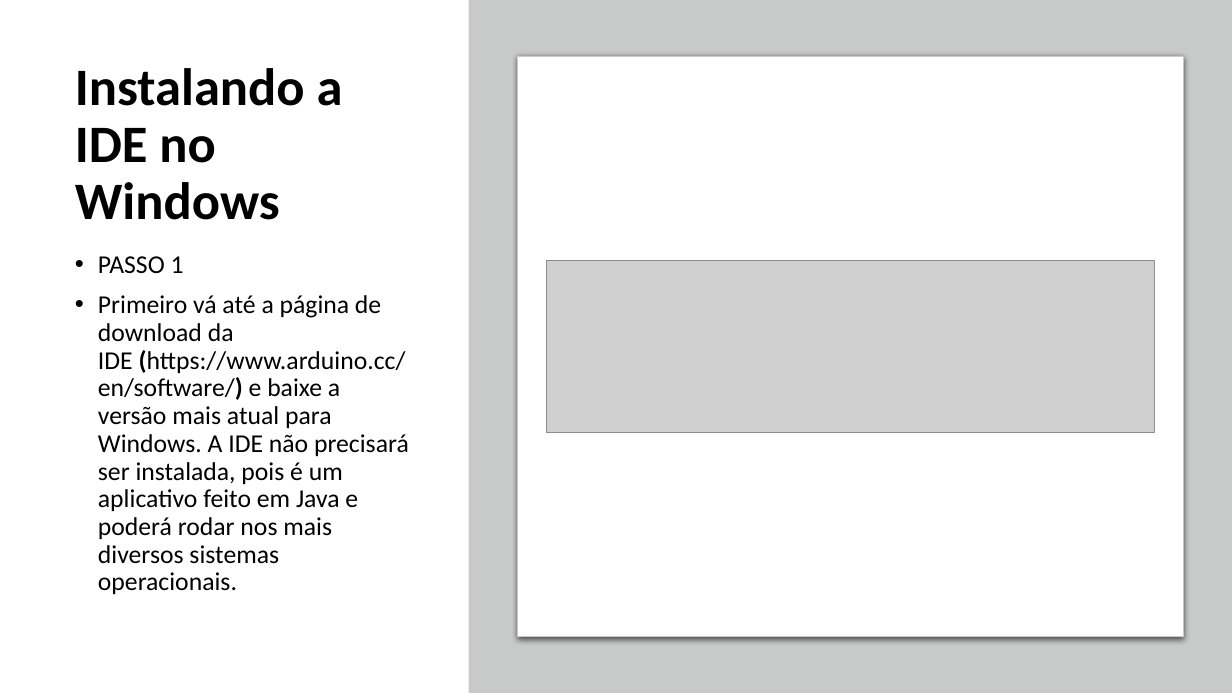
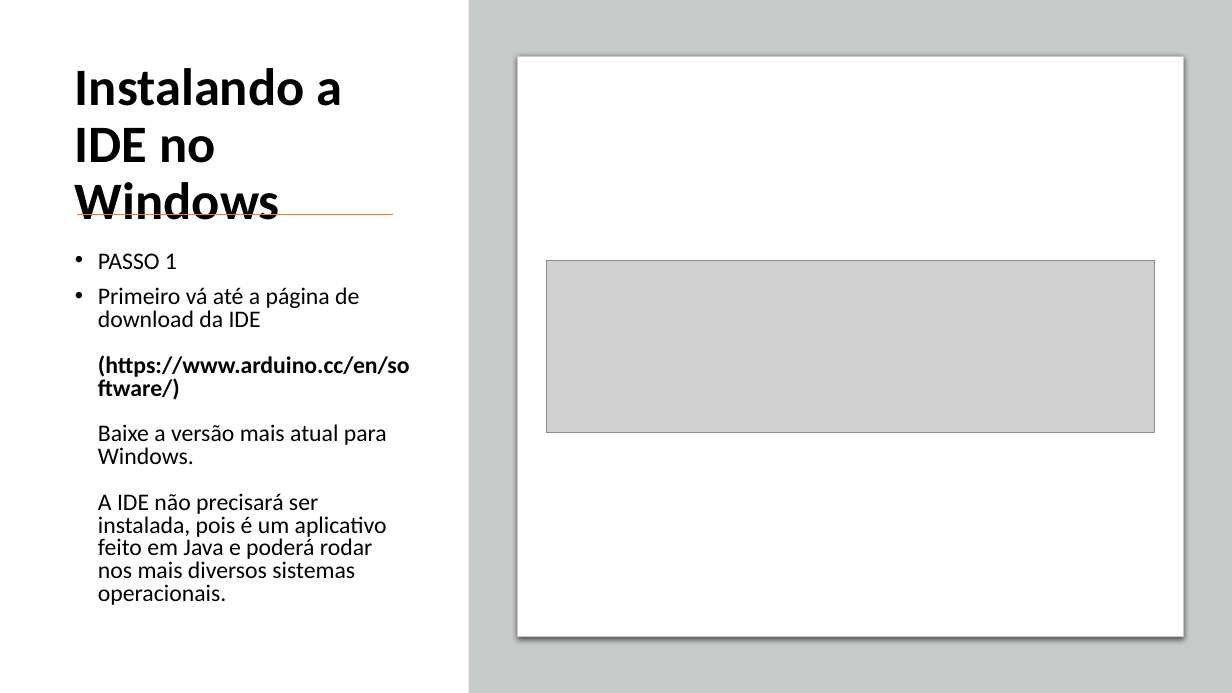
Before and after one commit to Leonardo-Arruda-27/Bolt-Tech, a slide deck: slide 3 of Sprint 3/ArqComp/INSTALACAO_ARDUINO.pptx. Drawn at 1232x693 pixels with LibreOffice and Linux fonts; fonts in the diff are those of the drawing; grey boxes stand for pictures. Boxes give left, top, right and bottom in pixels: in the first picture for what was removed or moved away, otherwise in the second. Text is boxed around its words. In the diff, an @@ line names an element or a change of style, - is before the commit and + after.

```diff
--- a/Sprint 3/ArqComp/INSTALACAO_ARDUINO.pptx
+++ b/Sprint 3/ArqComp/INSTALACAO_ARDUINO.pptx
@@ line added from (77, 214) to (393, 214), #ED7D31 1 pt @@
@@ text at <box>98,253,177,269</box>: size 20 to 18.5 pt in "PASSO 1"; line spacing 0.9 to 0.8 @@
@@ text at <box>98,287,410,605</box>: text changed; size 20 to 18.5 pt @@
-• Primeiro vá até a página de download da IDE (https://www.arduino.cc/en/software/) e baixe a versão mais atual para Windows. A IDE não precisará ser instalada, pois é um aplicativo feito em Java e poderá rodar nos mais diversos sistemas operacionais.
+• Primeiro vá até a página de download da IDE
+  (https://www.arduino.cc/en/software/)
+  Baixe a versão mais atual para Windows.
+  A IDE não precisará ser instalada, pois é um aplicativo feito em Java e poderá rodar nos mais diversos sistemas operacionais.
```
Also in this commit, not shown: 4 other slides changed, 1 other file.
